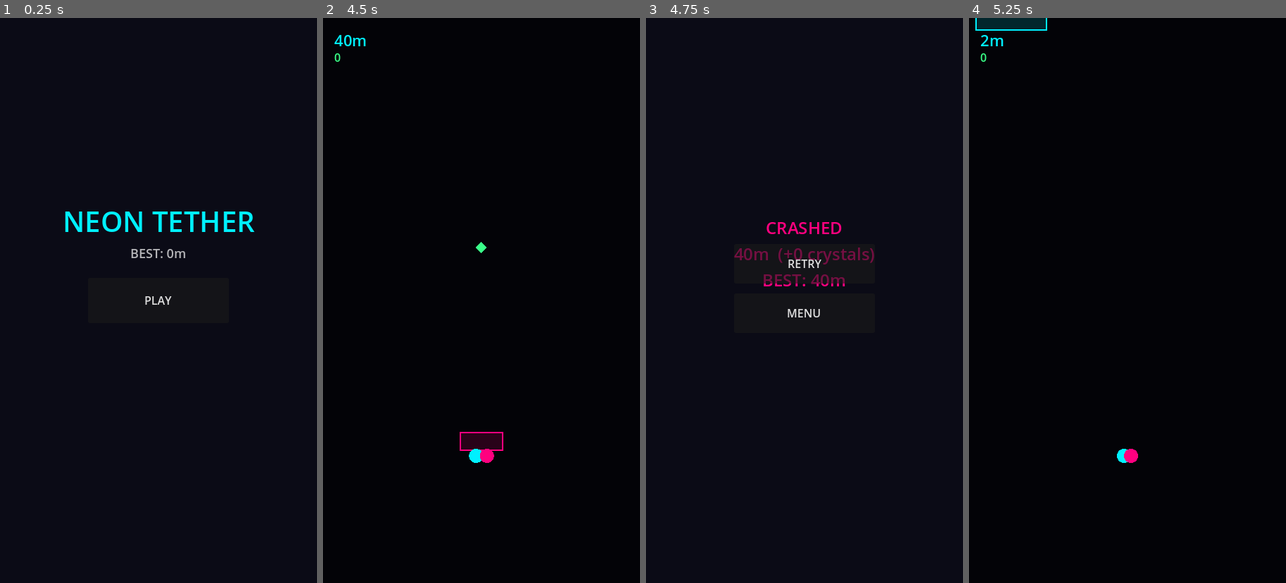
Above: before the commit, frames 1-4 (left to right).
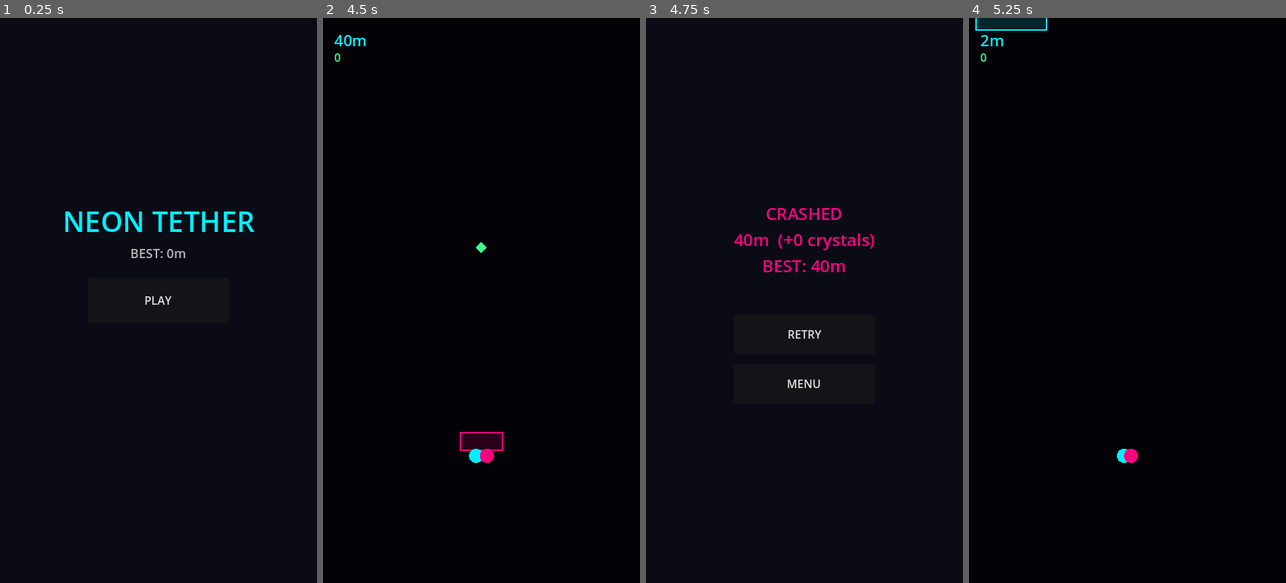
Above: after the commit, the same moments.

Repository: Kelvis123456/neon-tether-game-design
Game: Godot game, scene res://scenes/Main.tscn
Two runs of this game, one before a commit and one after it. Both use one fixed random seed, a clock stepped at 60 frames per second and the inputs below.
Inputs (mouse positions are in pixels of both pictures, inside the frame that each line leads up to):
- Up to frame 1 (0.25 s): no input
- Up to frame 2 (4.5 s): click "PLAY" at 0.5 s; move the mouse to (551, 272) at 1.27 s; click (551, 272) at 1.42 s; move the mouse to (418, 328) at 2.02 s; click (418, 328) at 2.17 s; move the mouse to (513, 176) at 2.77 s; click (513, 176) at 2.92 s; move the mouse to (465, 413) at 3.52 s; click (465, 413) at 3.67 s; tap Enter at 4.25 s; move the mouse to (576, 385) at 4.27 s; click (576, 385) at 4.42 s
- Up to frame 3 (4.75 s): no input
- Up to frame 4 (5.25 s): click "RETRY" at 5 s

Frames 1-2 are identical in both runs. In frame 3, 2.0% of the frame differs, in the area x 27-72%, y 33-66%; in frame 4, nothing differs.

Commit message:
Fix game over screen: RETRY button overlapped result text
Caught this by actually downloading Godot and running the project
live - the button and the result label were positioned to occupy
the same vertical space. Recalculated the offsets so each element
has its own clear band.

Diff:
--- a/godot/scripts/main.gd
+++ b/godot/scripts/main.gd
@@ -83,15 +83,18 @@
 	result.add_theme_color_override("font_color", Color("#ff007f"))
 	result.horizontal_alignment = HORIZONTAL_ALIGNMENT_CENTER
 	result.set_anchors_preset(Control.PRESET_CENTER_TOP)
-	result.position = Vector2(-200, 280)
-	result.custom_minimum_size = Vector2(400, 120)
+	result.position = Vector2(-200, 260)
+	result.custom_minimum_size = Vector2(400, 140)
 	_gameover_layer.add_child(result)
 
+	# Positioned to clear the result label's reserved box (260 to 400) below,
+	# not just its text — a first live playtest showed RETRY rendering on top
+	# of the result text because these two boxes overlapped by design.
 	var retry_btn := Button.new()
 	retry_btn.text = "RETRY"
 	retry_btn.custom_minimum_size = Vector2(200, 56)
 	retry_btn.set_anchors_preset(Control.PRESET_CENTER)
-	retry_btn.position = Vector2(-100, -80)
+	retry_btn.position = Vector2(-100, 20)
 	retry_btn.pressed.connect(func():
 		_clear_gameover()
 		_start_game()
@@ -102,7 +105,7 @@
 	menu_btn.text = "MENU"
 	menu_btn.custom_minimum_size = Vector2(200, 56)
 	menu_btn.set_anchors_preset(Control.PRESET_CENTER)
-	menu_btn.position = Vector2(-100, -10)
+	menu_btn.position = Vector2(-100, 90)
 	menu_btn.pressed.connect(func():
 		_clear_gameover()
 		_show_menu()
